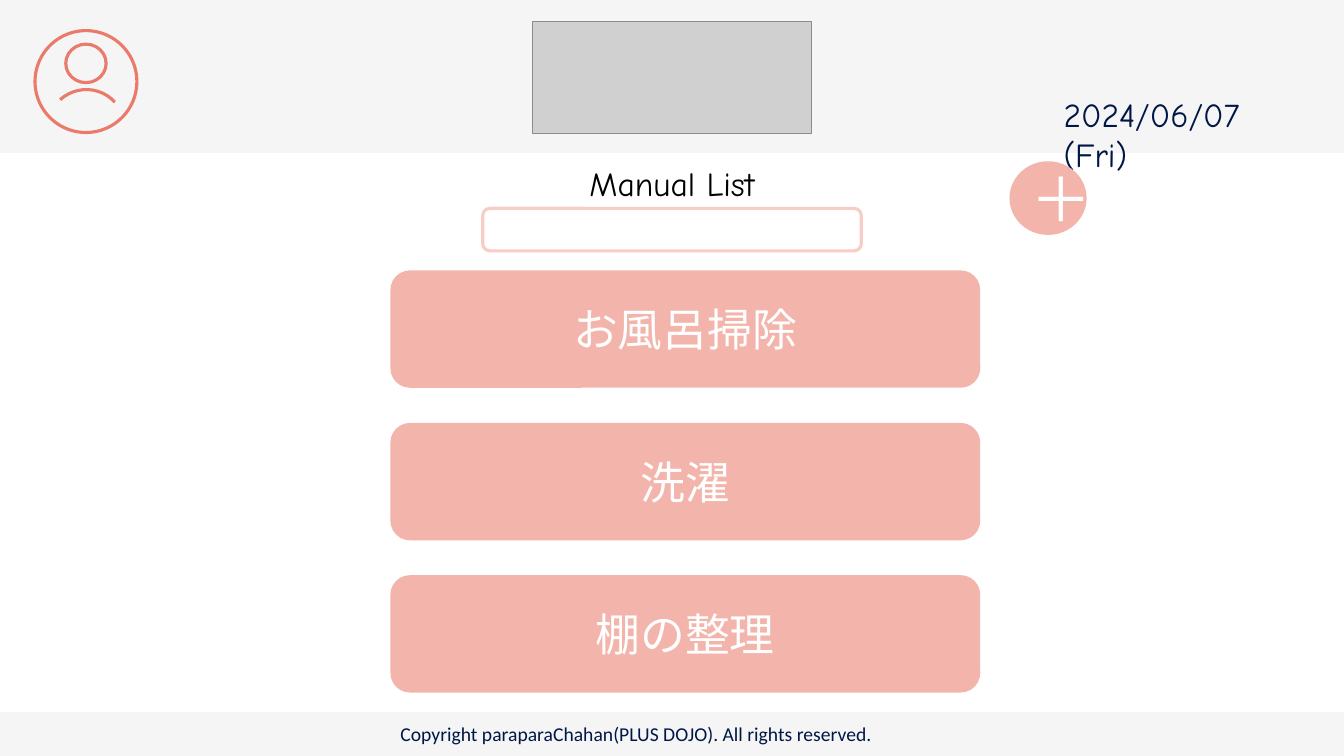
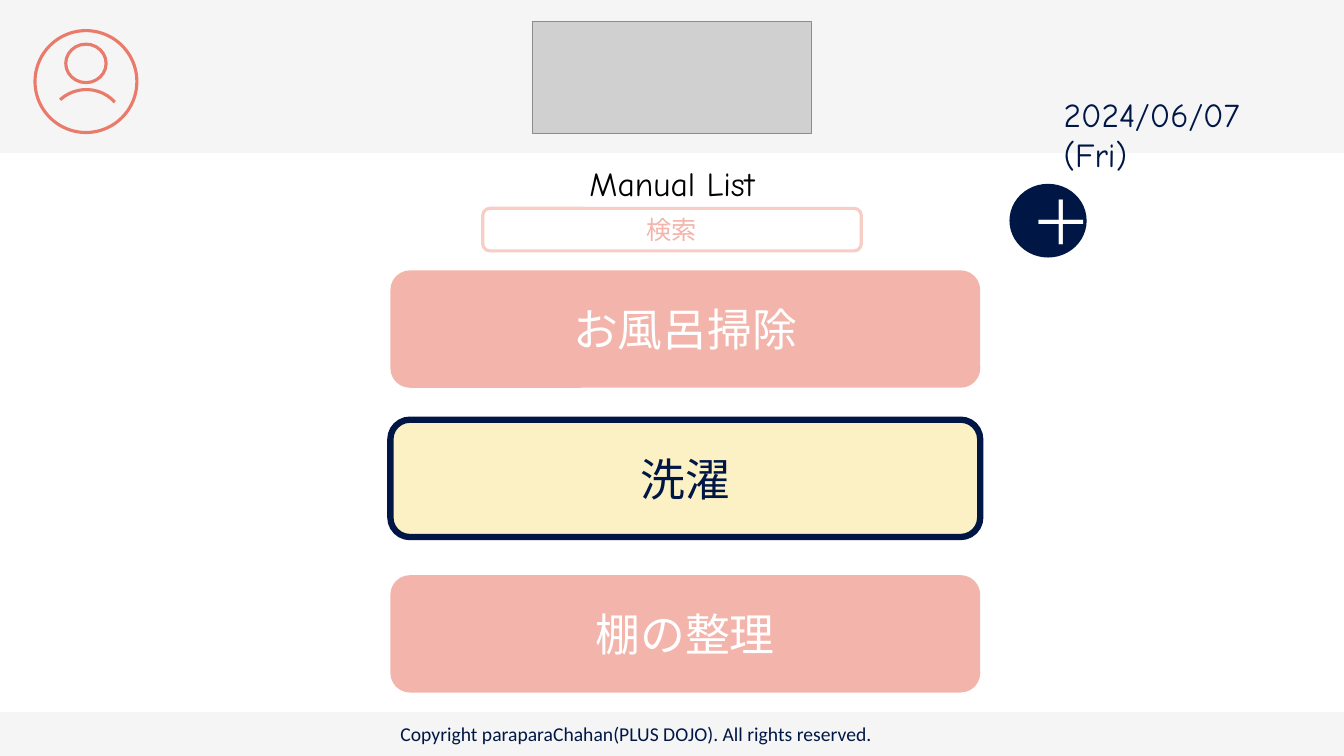
Before and after one commit to plusdojo2024/C2, a slide deck: slide 8 of doc/13_外部設計/famiLink 画面デザイン.pptx. Drawn at 1344x756 pixels with LibreOffice and Linux fonts; fonts in the diff are those of the drawing; grey boxes stand for pictures. Boxes give left, top, right and bottom in pixels: in the first picture for what was removed or moved away, otherwise in the second. Text is boxed around its words. In the diff, an @@ line names an element or a change of style, - is before the commit and + after.

```diff
--- a/doc/13_外部設計/famiLink 画面デザイン.pptx
+++ b/doc/13_外部設計/famiLink 画面デザイン.pptx
@@ ellipse "＋": place and size @@
-ellipse "＋" at [1009,161,1087,235]
+ellipse "＋" at [1009,184,1087,257]
@@ ellipse "＋" at [1009,184,1087,257]: fill #F3B4AB to #001746 @@
@@ text in rounded rectangle at [647,218,697,241]: text added @@
+検索
@@ rounded rectangle "洗濯": place and size @@
-rounded rectangle "洗濯" at [390,423,980,540]
+rounded rectangle "洗濯" at [390,419,980,536]
@@ rounded rectangle "洗濯" at [390,419,980,536]: text colour #FFFFFF to #001746; fill #F3B4AB to #FCF1C4; outline none to #001746 4.5 pt @@
```
Also in this commit, not shown: 2 other slides changed, 2 slides added.
